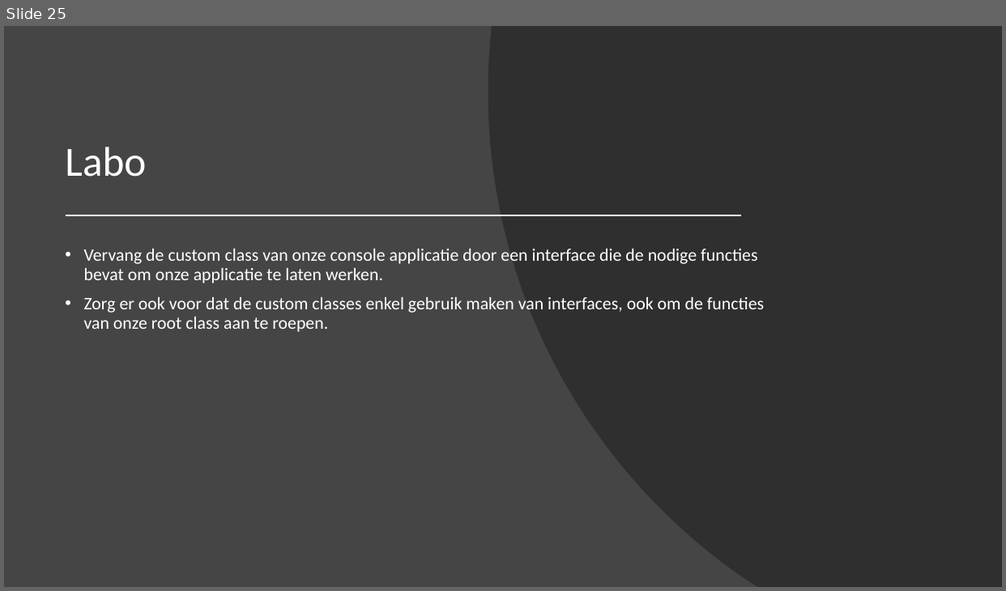
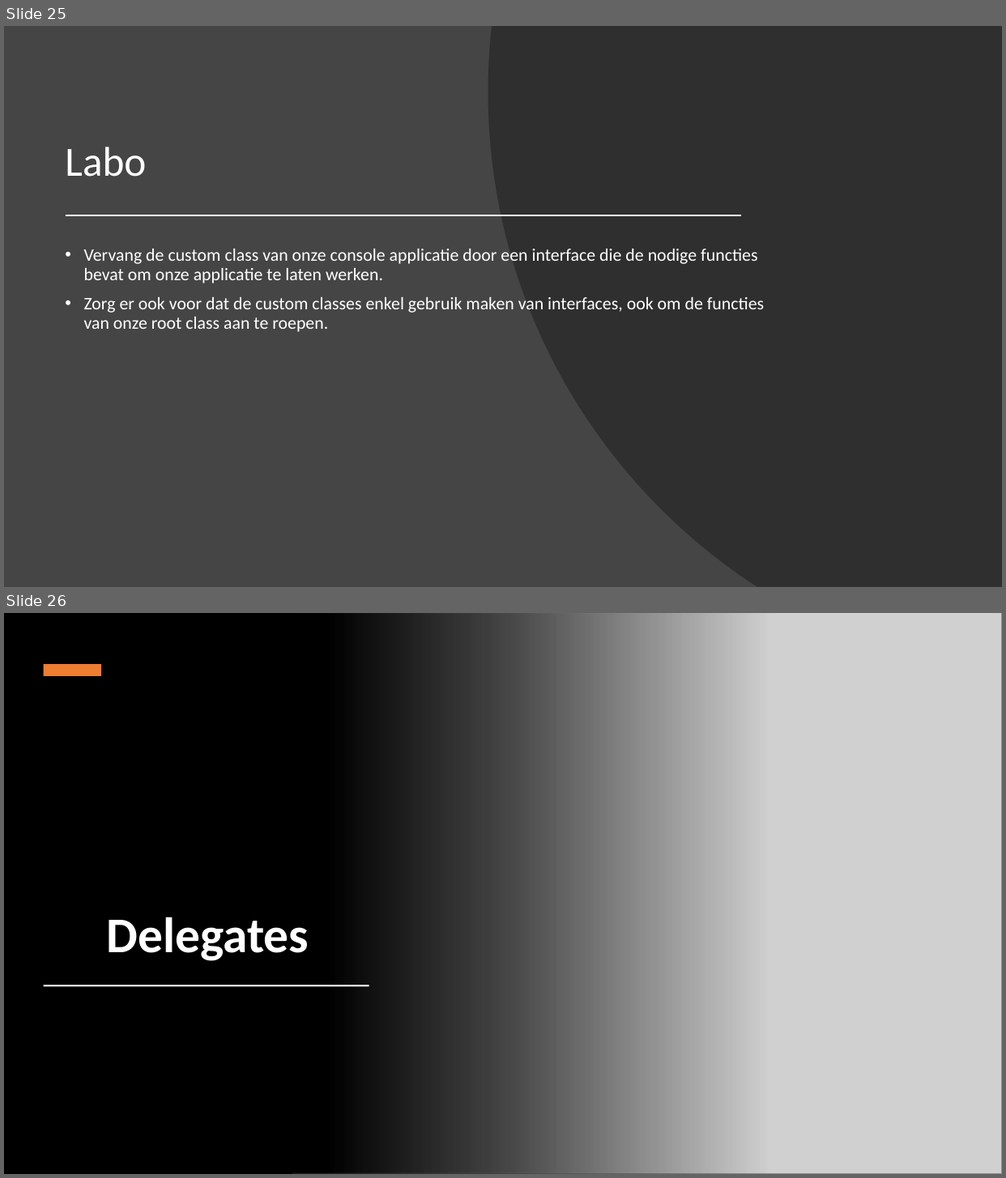
Before and after one commit to Fleximinded/BasicCSharp, a slide deck: Powerpoints/BasisCSharp-OO.pptx. Shown one above the other, each under a label of ours: slide 25 before the commit, slides 25 and 26 after it. The pictures are 1006x591 and 1006x1178 pixels, drawn with LibreOffice and Linux fonts; fonts in the diff are those of the drawing; grey boxes stand for pictures. Boxes give left, top, right and bottom in pixels: in the first picture for what was removed or moved away, otherwise in the second. Text is boxed around its words. In the diff, an @@ line names an element or a change of style, - is before the commit and + after.

```diff
--- a/Powerpoints/BasisCSharp-OO.pptx
+++ b/Powerpoints/BasisCSharp-OO.pptx
@@ slide 26 added at bbox=[4, 613, 1002, 1174], background #000000 @@
@@ rectangle added at bbox=[4, 613, 769, 1174], fill gradient #000000 @@
@@ picture added at bbox=[292, 613, 1002, 1174] @@
@@ rectangle added at bbox=[44, 664, 101, 676], fill #ED7D31 @@
@@ title added at bbox=[106, 917, 309, 961], 48 pt, text #FFFFFF, bold @@
+Delegates
@@ rectangle added at bbox=[44, 985, 369, 986], fill #FFFFFF @@
```
Also in this commit, not shown: 4 other slides added, 12 other files.
